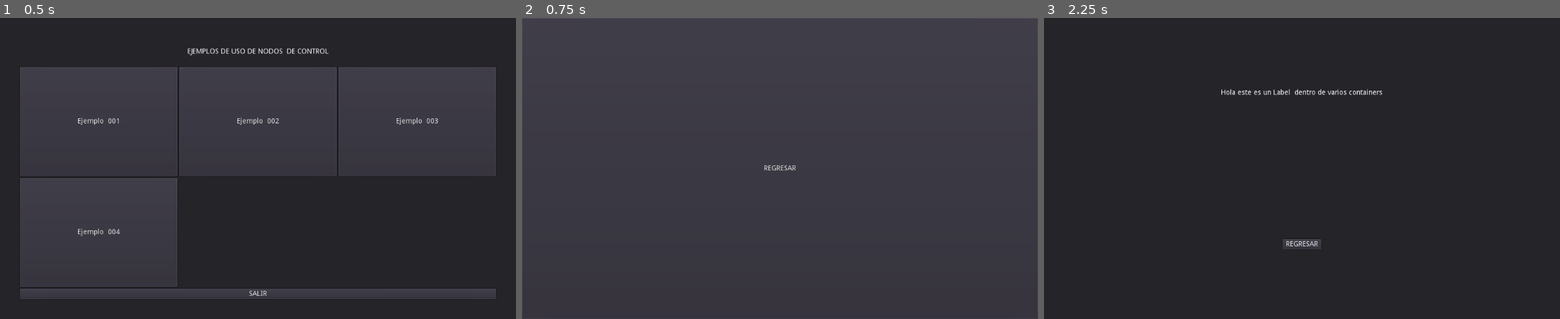
Above: before the commit, frames 1-3 (left to right).
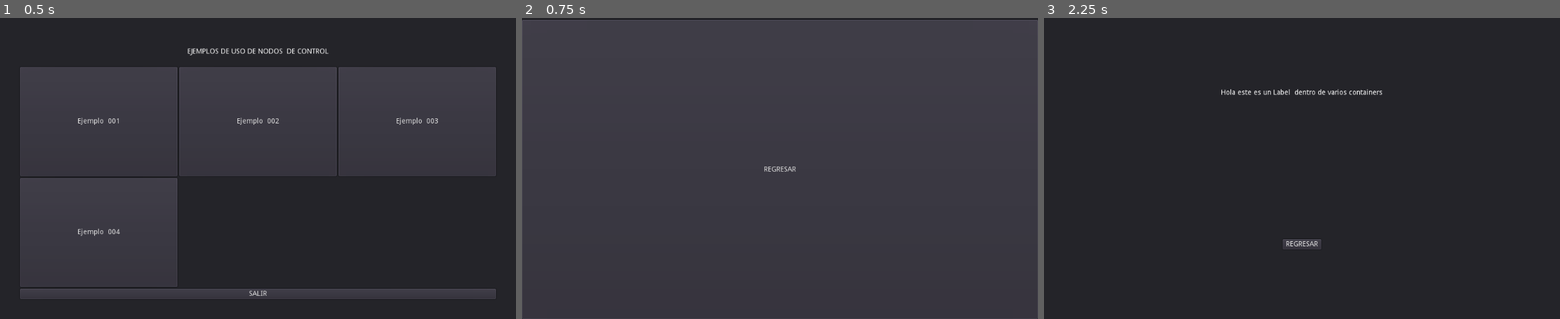
Above: after the commit, the same moments.

Repository: Saul11235/PracticaControlGodot
Game: Godot game, scene res://Indice/Indice.tscn
The game is run twice, just before and just after one commit, with the same random seed, the same clock (stepped at 60 frames per second) and the same inputs.
Inputs:
- Up to frame 1 (0.5 s): no input
- Up to frame 2 (0.75 s): click "Ejemplo 002" at 0.5 s
- Up to frame 3 (2.25 s): click "REGRESAR" at 1.25 s; click "Ejemplo 001" at 2 s

Frame 1 is identical in both runs. In frame 2, 0.7% of the frame differs, in the area x 0-100%, y 0-52%; in frame 3, nothing differs.

Commit message:
cambios minimos

Diff:
--- a/Ejemplos/E002/E002.tscn
+++ b/Ejemplos/E002/E002.tscn
@@ -14,18 +14,23 @@
 [node name="VBoxContainer" type="VBoxContainer" parent="Panel"]
 anchor_right = 1.0
 anchor_bottom = 1.0
+size_flags_horizontal = 3
+size_flags_vertical = 3
+alignment = 1
+
+[node name="VBoxContainer" type="VBoxContainer" parent="Panel/VBoxContainer"]
+margin_right = 1024.0
 
 [node name="MarginContainer" type="MarginContainer" parent="Panel/VBoxContainer"]
-margin_left = 50.0
-margin_top = 50.0
-margin_right = -50.0
-margin_bottom = -50.0
-size_flags_horizontal = 7
+margin_top = 4.0
+margin_right = 1024.0
+margin_bottom = 600.0
+size_flags_horizontal = 5
 size_flags_vertical = 3
 
 [node name="Button" type="Button" parent="Panel/VBoxContainer/MarginContainer"]
-margin_right = 76.0
-margin_bottom = 20.0
+margin_right = 1024.0
+margin_bottom = 596.0
 size_flags_horizontal = 15
 size_flags_vertical = 15
 text = "REGRESAR"
